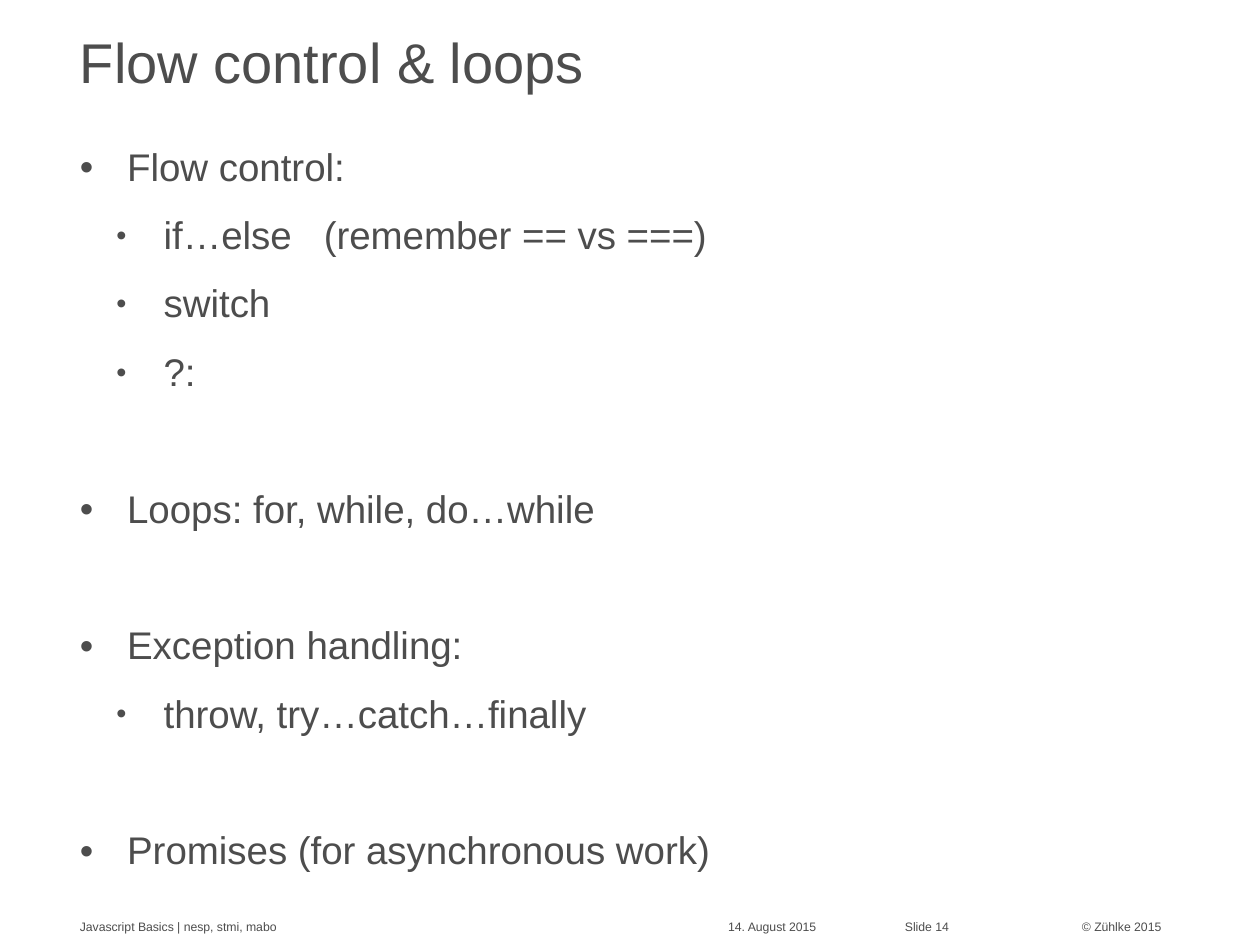
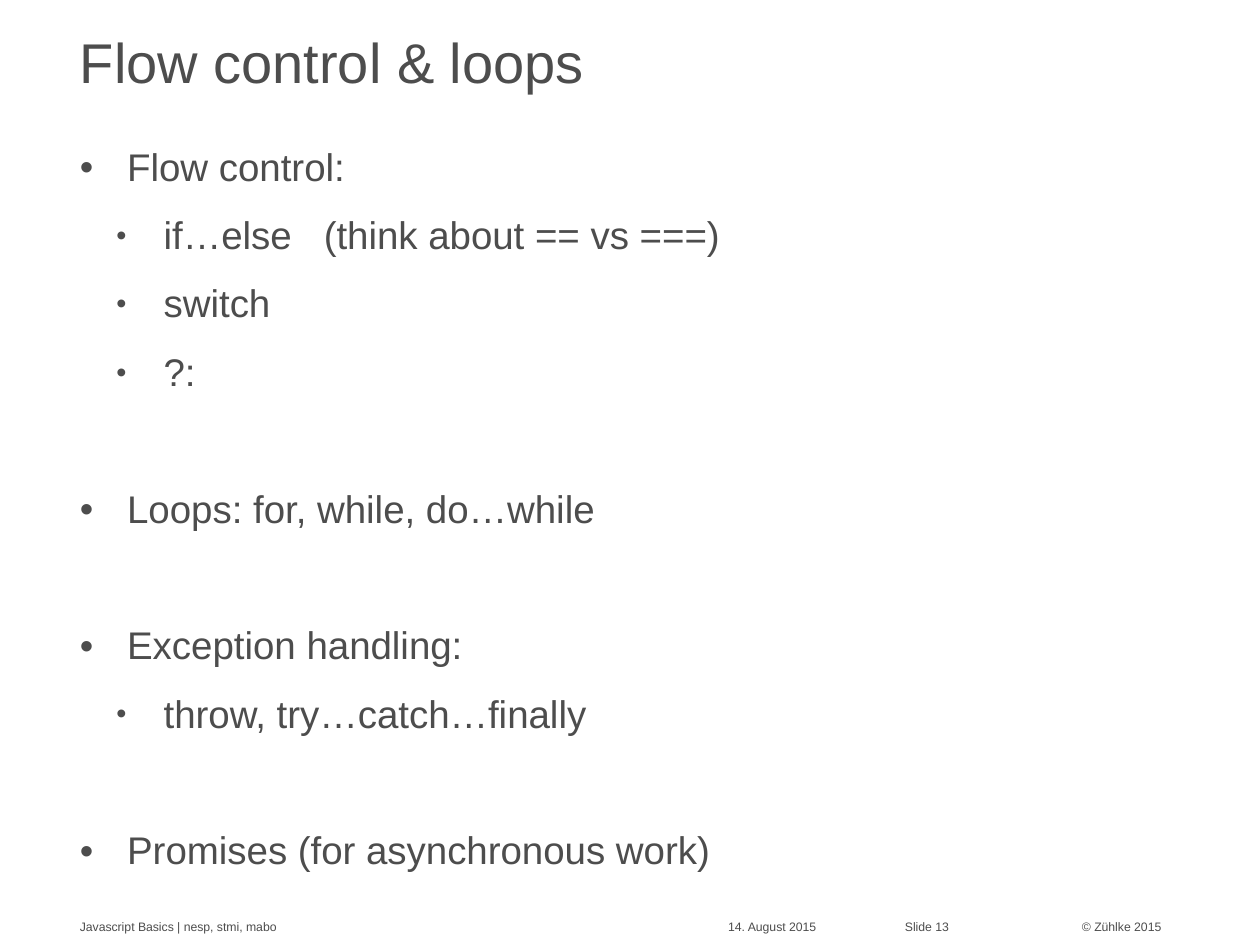
Before and after one commit to Zuehlke/security-onboarding, a slide deck: slide 13 of javascript_basics/JavaScript Basics - basics/JavaScript Basics - basics.pptx (slide 14 before the commit). Drawn at 1260x945 pixels with LibreOffice and Linux fonts; fonts in the diff are those of the drawing. Boxes give left, top, right and bottom in pixels: in the first picture for what was removed or moved away, otherwise in the second. Text is boxed around its words. In the diff, an @@ line names an element or a change of style, - is before the commit and + after.

```diff
--- a/javascript_basics/JavaScript Basics - basics/JavaScript Basics - basics.pptx
+++ b/javascript_basics/JavaScript Basics - basics/JavaScript Basics - basics.pptx
@@ text at bbox=[164, 221, 629, 257]: text changed @@
-  • if…else (remember == vs ===)
+  • if…else (think about == vs ===)
@@ page number at bbox=[905, 922, 949, 931]: text changed @@
-Slide 14
+Slide 13
```
Also in this commit, not shown: 1 other slide changed, 1 slide removed.
